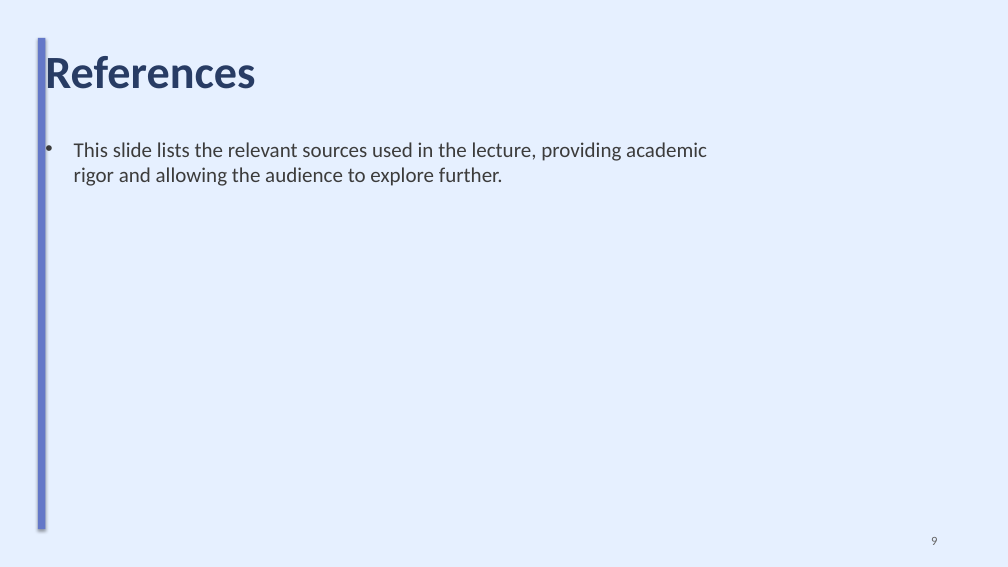
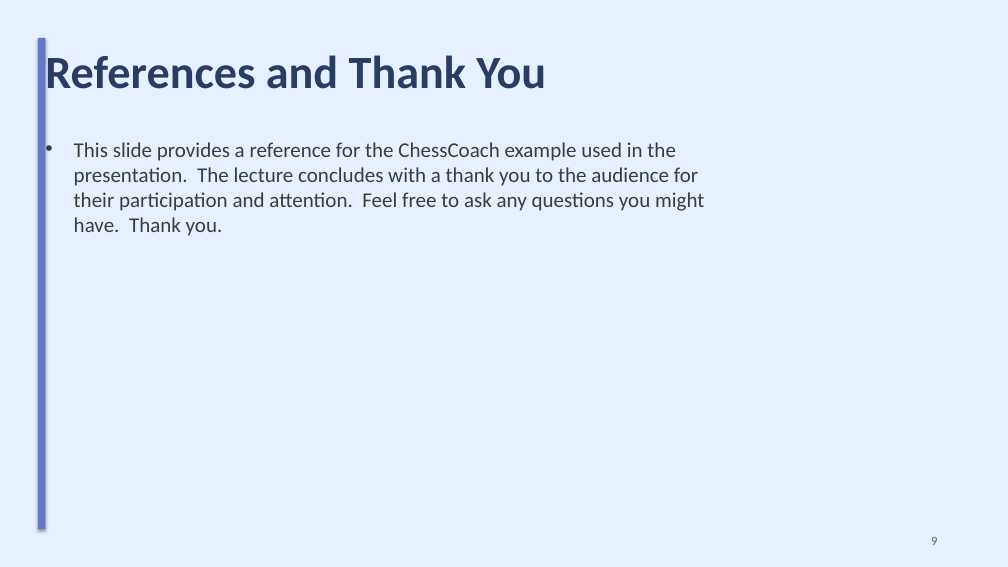
Before and after one commit to sanskarsri26/pdf-to-lecture, a slide deck: slide 9 of Styled_Slides.pptx. Drawn at 1008x567 pixels with LibreOffice and Linux fonts; fonts in the diff are those of the drawing. Boxes give left, top, right and bottom in pixels: in the first picture for what was removed or moved away, otherwise in the second. Text is boxed around its words. In the diff, an @@ line names an element or a change of style, - is before the commit and + after.

```diff
--- a/Styled_Slides.pptx
+++ b/Styled_Slides.pptx
@@ title at [45, 49, 546, 99]: text changed @@
-References
+References and Thank You
@@ text at [74, 142, 704, 236]: text changed @@
-• This slide lists the relevant sources used in the lecture, providing academic rigor and allowing the audience to explore further.
+• This slide provides a reference for the ChessCoach example used in the presentation. The lecture concludes with a thank you to the audience for their participation and attention. Feel free to ask any questions you might have. Thank you.
```
Also in this commit, not shown: 8 other slides changed, 1 slide removed, 7 other files.
